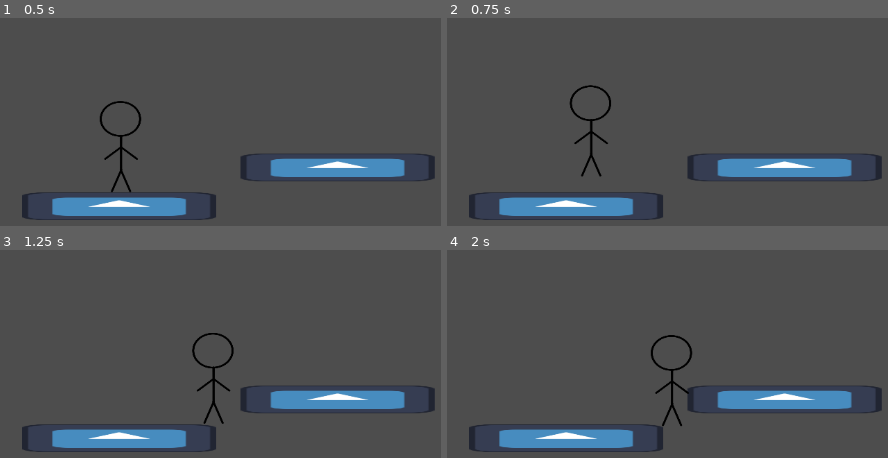
Above: before the commit, frames 1-4 (two rows, left to right).
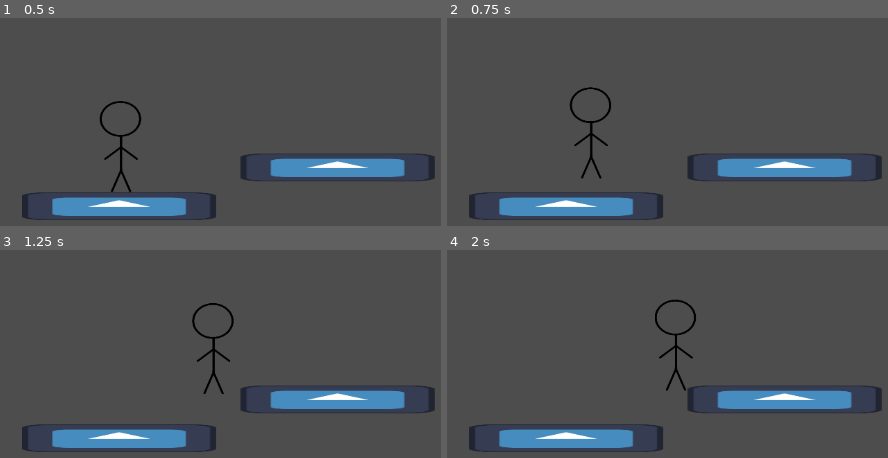
Above: after the commit, the same moments.

Repository: Zofia-Szybalska/ThFaith
Game: Godot game, scene res://scenes/test_scene.tscn
The game is run twice, just before and just after one commit, with the same random seed, the same clock (stepped at 60 frames per second) and the same inputs. The engine's default icon, where the game draws it, is replaced by a stand-in: a white triangle on a blue panel in a dark square.
Inputs:
- Up to frame 1 (0.5 s): no input
- Up to frame 2 (0.75 s): hold D (right) from 0.53 s (still down); tap Space (jump) at 0.6 s
- Up to frame 3 (1.25 s): keep holding D (right); tap Space (jump) at 0.77, 1.07 s
- Up to frame 4 (2 s): keep holding D (right); tap Space (jump) at 1.35, 1.52, 1.82 s

Frame 1 is identical in both runs. In frame 2, 0.6% of the frame differs, in the area x 27-38%, y 32-78%; in frame 3, 1.1%, in the area x 43-54%, y 25-84%; in frame 4, 1.1%.

Commit message:
Change double jump

Diff:
--- a/scenes/player.tscn
+++ b/scenes/player.tscn
@@ -39,3 +39,4 @@
 
 [node name="Fall" type="Node2D" parent="StateMachine"]
 script = ExtResource("7_mwuny")
+double_jump_unlocked = true
--- a/scripts/Jump.gd
+++ b/scripts/Jump.gd
@@ -1,10 +1,13 @@
 extends State
 
-@export var jump_duration : float = .25
+@export var jump_duration : float = .4
 var elapsed_jump := 0.0
 
-func enter(_msg := {}) -> void:
+func enter(msg := {}) -> void:
+	jump_duration = .4
 	owner.velocity.y = -owner.jump_force
+	if (msg.has("second_jump")):
+		jump_duration = .25
 	elapsed_jump = 0
 
 func physics_update(delta: float) -> void:
--- a/scripts/player.gd
+++ b/scripts/player.gd
@@ -1,7 +1,7 @@
 extends CharacterBody2D
 
 @export var speed : int = 200
-@export var jump_force : int = 200
+@export var jump_force : int = 175
 @export var gravity : int = 900
 
 @onready var sprite = $Sprite2D
